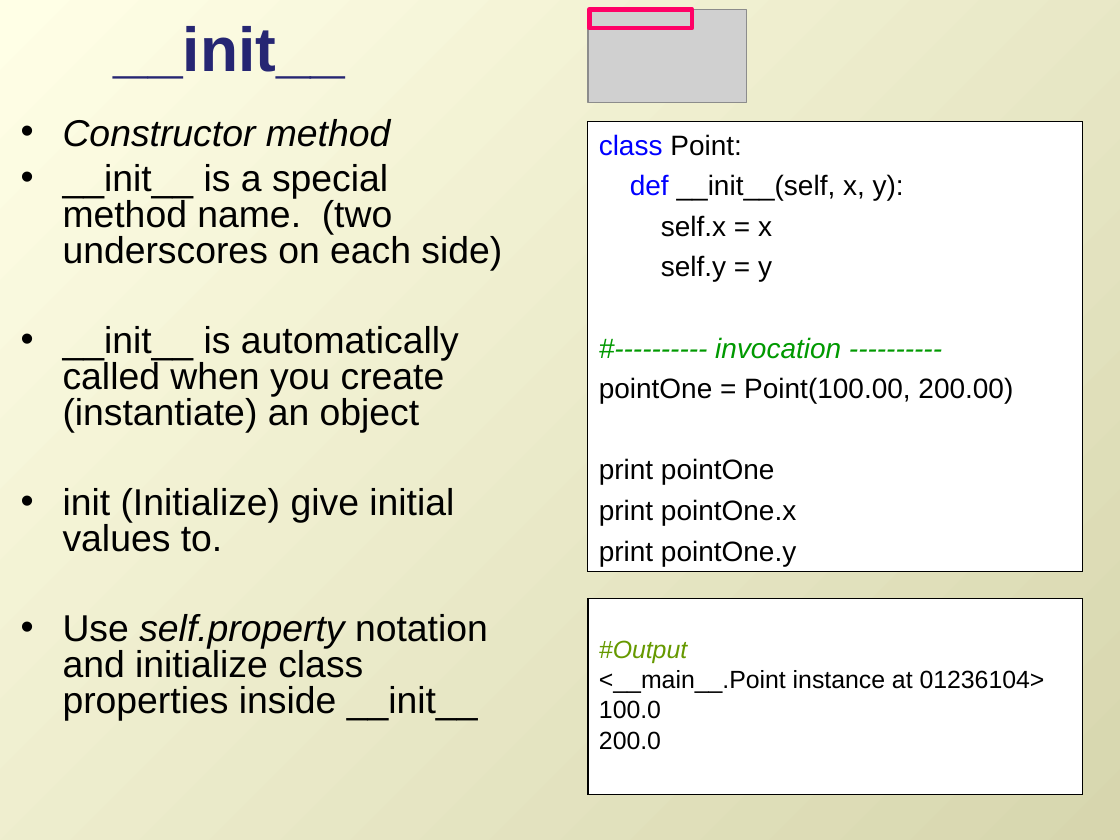
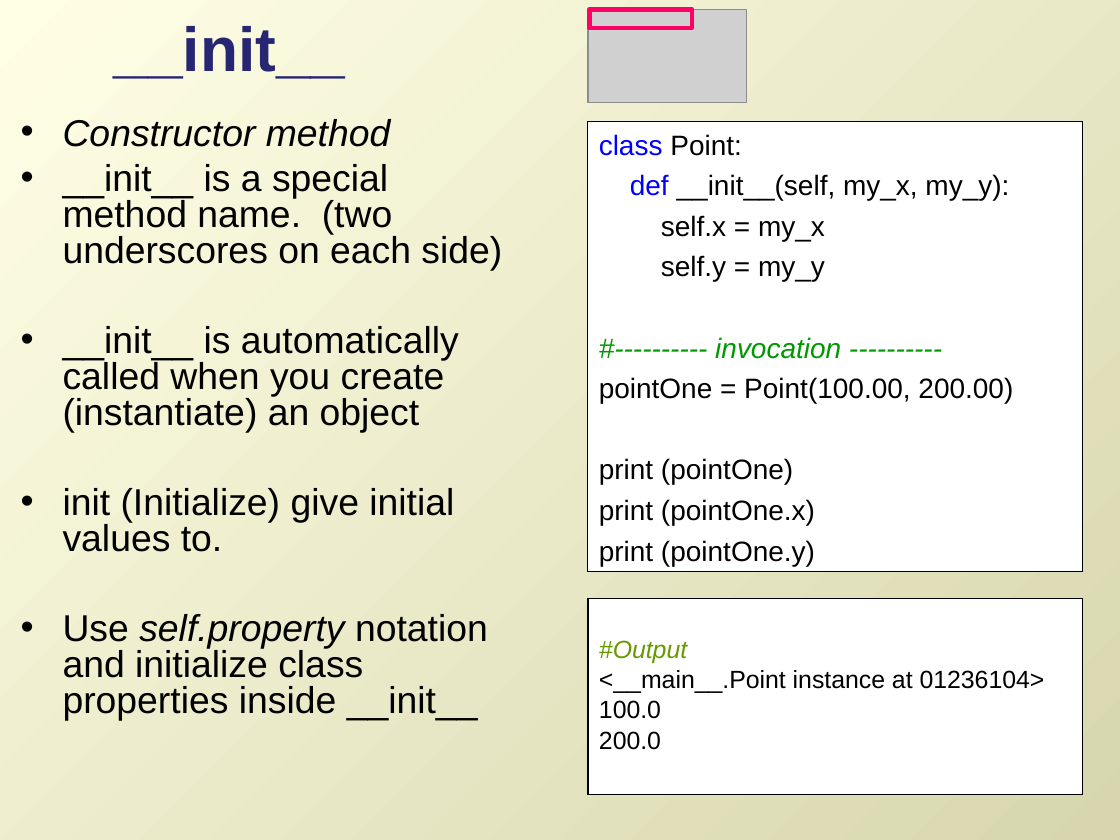
Before and after one commit to lgtateos/gis540, a slide deck: slide 21 of slides/classes.ppt. Drawn at 1120x840 pixels with LibreOffice and Linux fonts; fonts in the diff are those of the drawing; grey boxes stand for pictures. Boxes give left, top, right and bottom in pixels: in the first picture for what was removed or moved away, otherwise in the second. Text is boxed around its words. In the diff, an @@ line names an element or a change of style, - is before the commit and + after.

```diff
--- a/slides/classes.ppt
+++ b/slides/classes.ppt
@@ text in rectangle at (630, 174, 1009, 282): text changed @@
-def __init__(self, x, y):
-self.x = x
-self.y = y
+def __init__(self, my_x, my_y):
+self.x = my_x
+self.y = my_y
@@ text in rectangle at (599, 458, 815, 566): text changed @@
-print pointOne
-print pointOne.x
-print pointOne.y
+print (pointOne)
+print (pointOne.x)
+print (pointOne.y)
```
